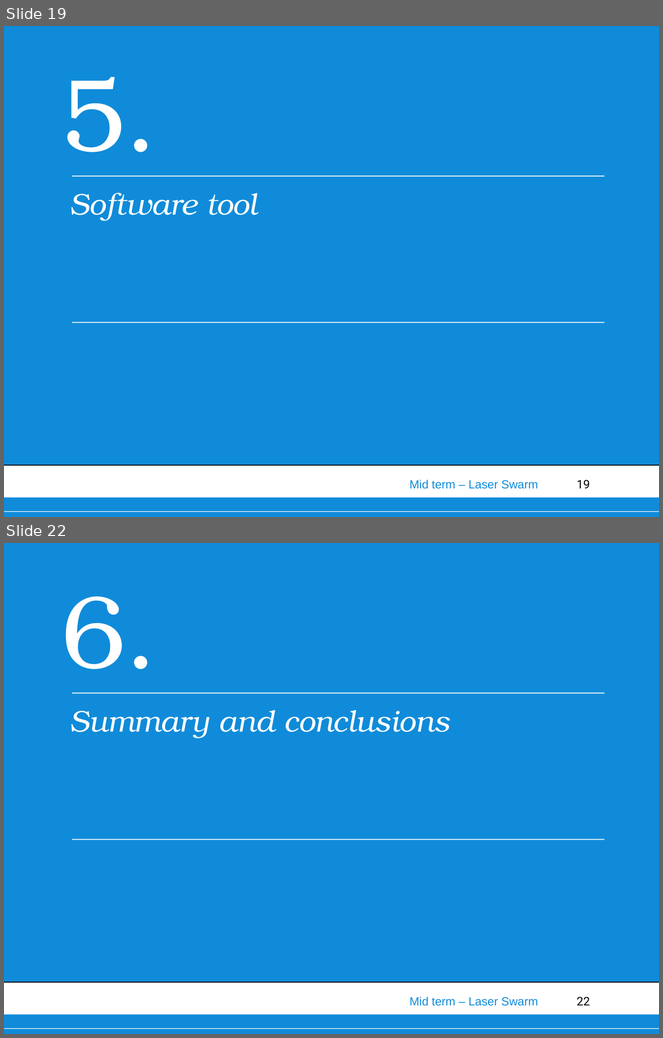
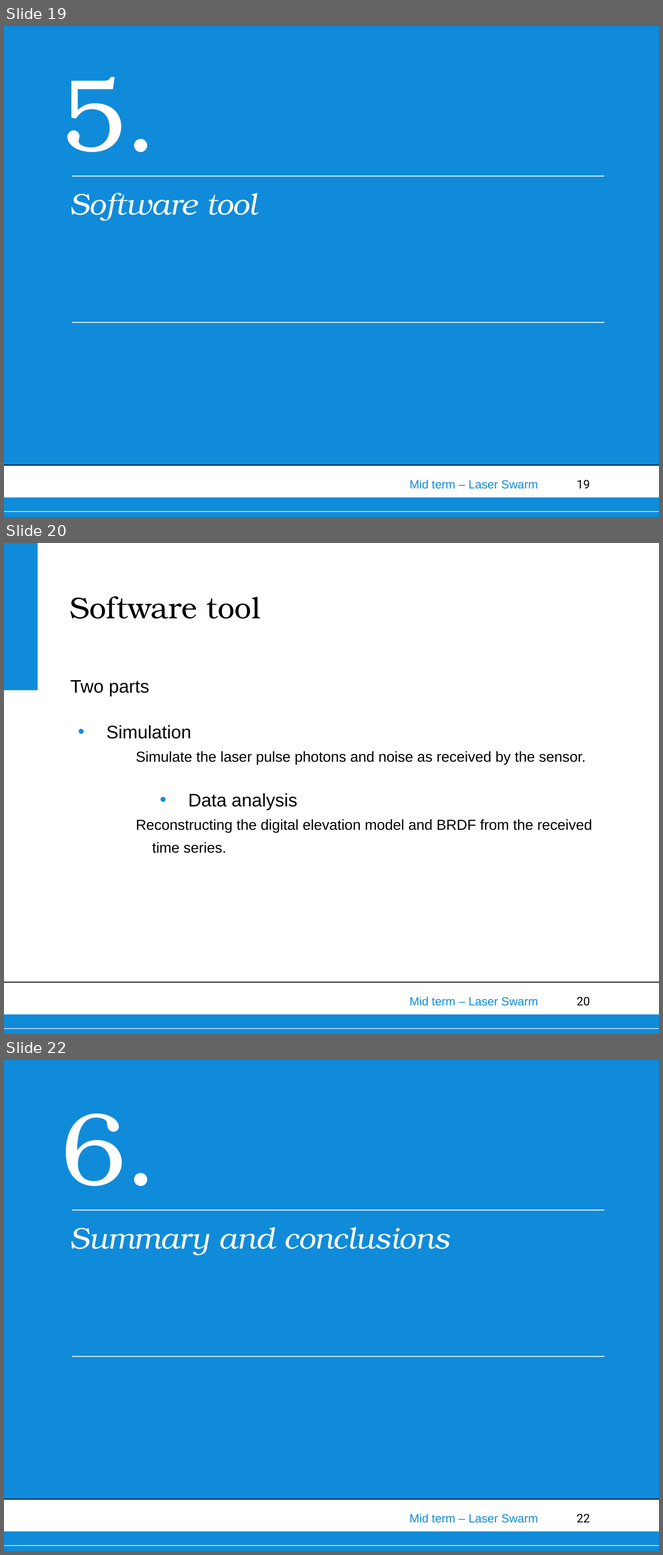
Before and after one commit to thewisenerd/laser-swarm, a slide deck: midTermPresentation/MidTermPresentation.ppt. Shown one above the other, each under a label of ours: slides 19 and 22 before the commit, slides 19, 20 and 22 after it; the slides between them are not shown. The pictures are 663x1038 and 663x1555 pixels, drawn with LibreOffice and Linux fonts; fonts in the diff are those of the drawing; background and template pictures are left out. Boxes give left, top, right and bottom in pixels: in the first picture for what was removed or moved away, otherwise in the second. Text is boxed around its words. In the diff, an @@ line names an element or a change of style, - is before the commit and + after.

Commit message:
Started simulation section in the ppt

```diff
--- a/midTermPresentation/MidTermPresentation.ppt
+++ b/midTermPresentation/MidTermPresentation.ppt
@@ slide 20 added at (4, 543, 659, 1034), background #FFFFFF; not listed: 6 template elements that a slide beside it also shows @@
@@ title added at (70, 596, 260, 619), 33 pt, text #000000 @@
+Software tool
@@ text added at (71, 680, 593, 853), 16 pt, text #000000 @@
+Two parts
+• Simulation
+    Simulate the laser pulse photons and noise as received by the sensor.
+• Data analysis
+    Reconstructing the digital elevation model and BRDF from the received time series.
```
Also in this commit, not shown: 1 other slide added, 2 slides removed, 3 other files.
